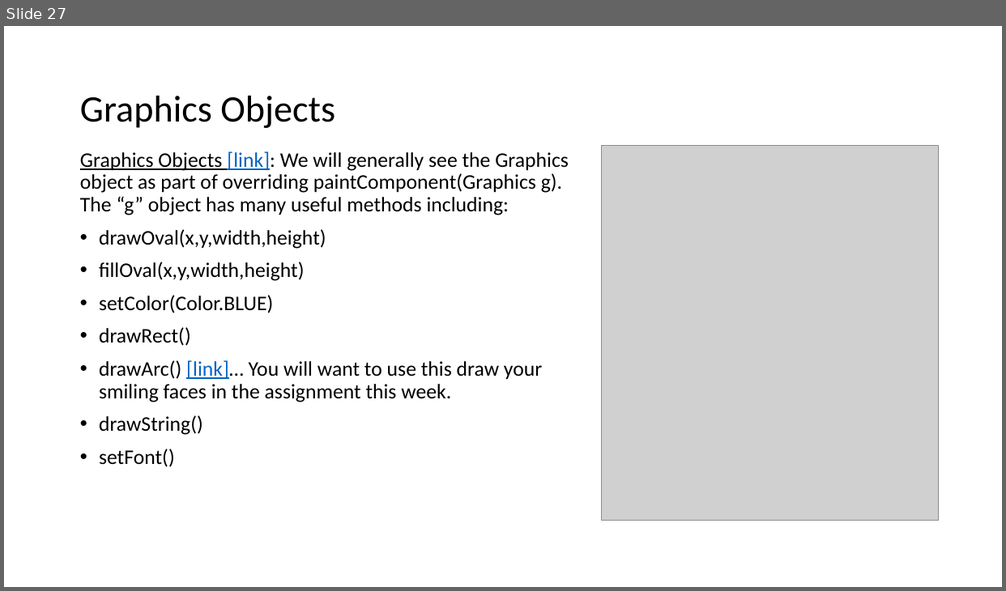
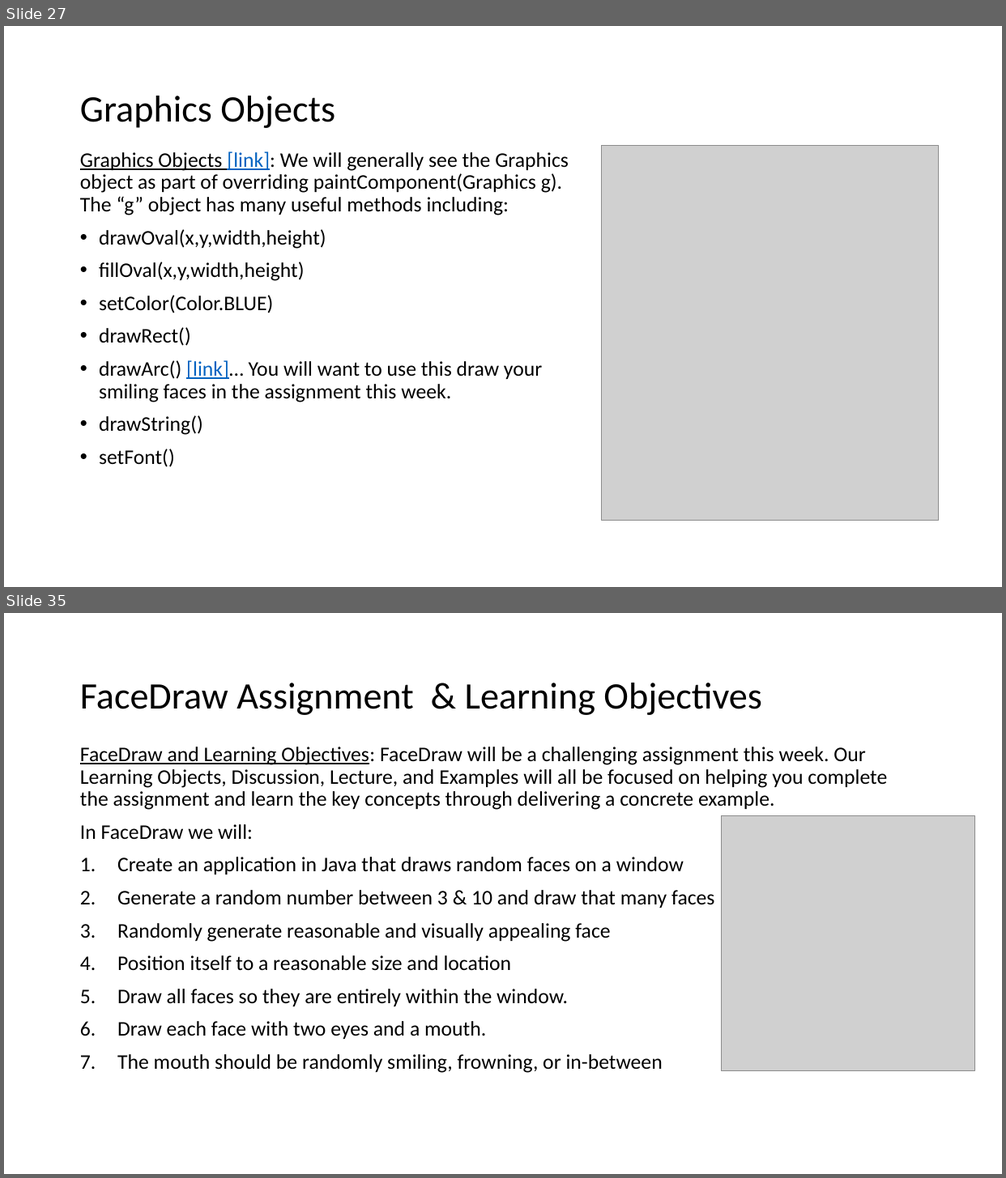
Before and after one commit to EricJPogue/www-epogue-info, a slide deck: CPSC-24500/Week03/2017SpringW03Slides.pptx. Shown one above the other, each under a label of ours: slide 27 before the commit, slides 27 and 35 after it; the slides between them are not shown. The pictures are 1006x591 and 1006x1178 pixels, drawn with LibreOffice and Linux fonts; fonts in the diff are those of the drawing; grey boxes stand for pictures. Boxes give left, top, right and bottom in pixels: in the first picture for what was removed or moved away, otherwise in the second. Text is boxed around its words. In the diff, an @@ line names an element or a change of style, - is before the commit and + after.

```diff
--- a/CPSC-24500/Week03/2017SpringW03Slides.pptx
+++ b/CPSC-24500/Week03/2017SpringW03Slides.pptx
@@ slide 35 added at (x1=4, y1=613, x2=1002, y2=1174), background #FFFFFF @@
@@ title added at (x1=80, y1=683, x2=762, y2=715), 36 pt, text #000000 @@
+FaceDraw Assignment & Learning Objectives
@@ text added at (x1=80, y1=747, x2=887, y2=1073), 20 pt, text #000000 @@
+FaceDraw and Learning Objectives: FaceDraw will be a challenging assignment this week. Our Learning Objects, Discussion, Lecture, and Examples will all be focused on helping you complete the assignment and learn the key concepts through delivering a concrete example.
+In FaceDraw we will:
+1. Create an application in Java that draws random faces on a window
+2. Generate a random number between 3 & 10 and draw that many faces
+3. Randomly generate reasonable and visually appealing face
+4. Position itself to a reasonable size and location
+5. Draw all faces so they are entirely within the window.
+6. Draw each face with two eyes and a mouth.
+7. The mouth should be randomly smiling, frowning, or in-between
@@ picture added at (x1=721, y1=815, x2=975, y2=1071) @@
```
Also in this commit, not shown: 1 slide changed, 7 other slides added, 3 other files.
